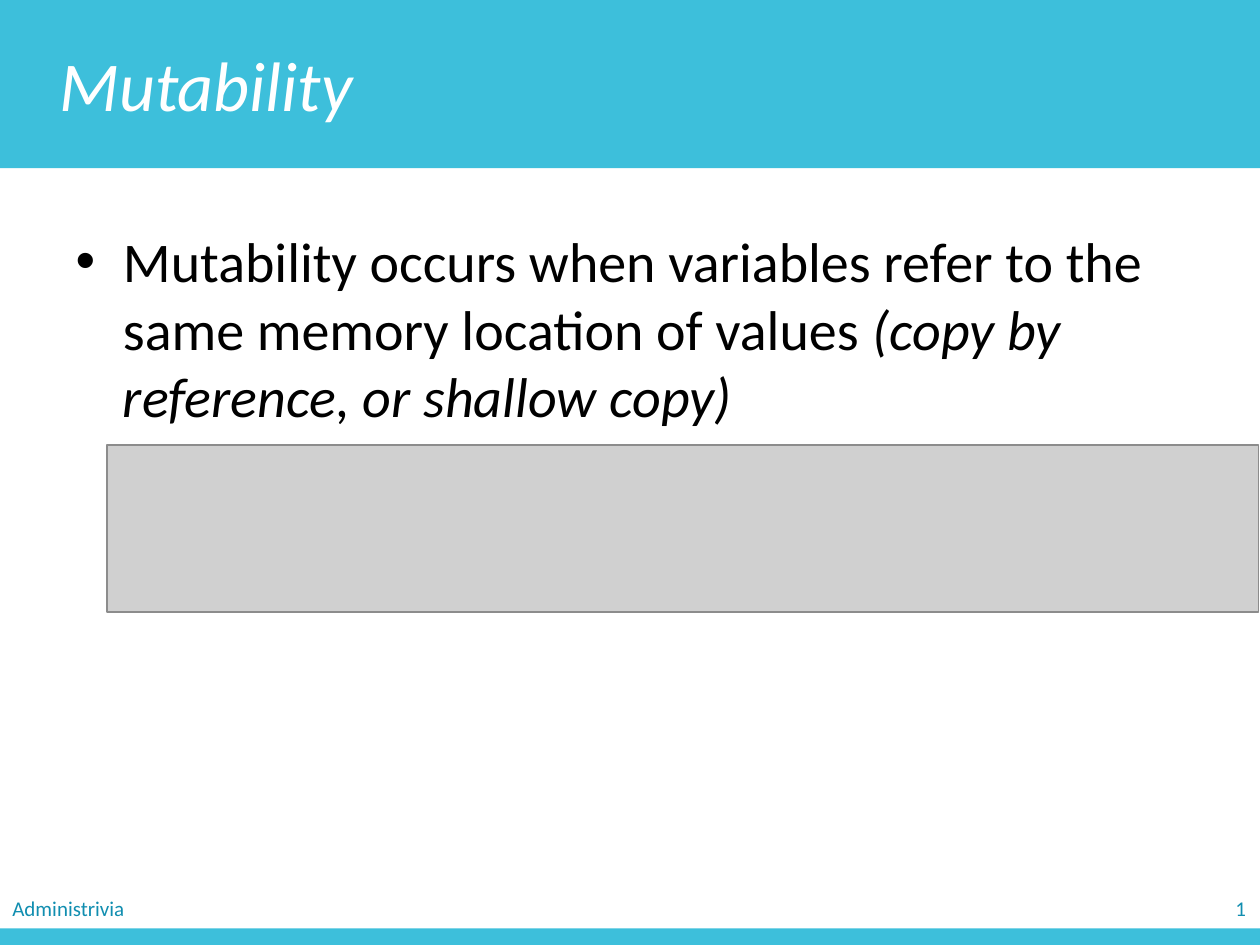
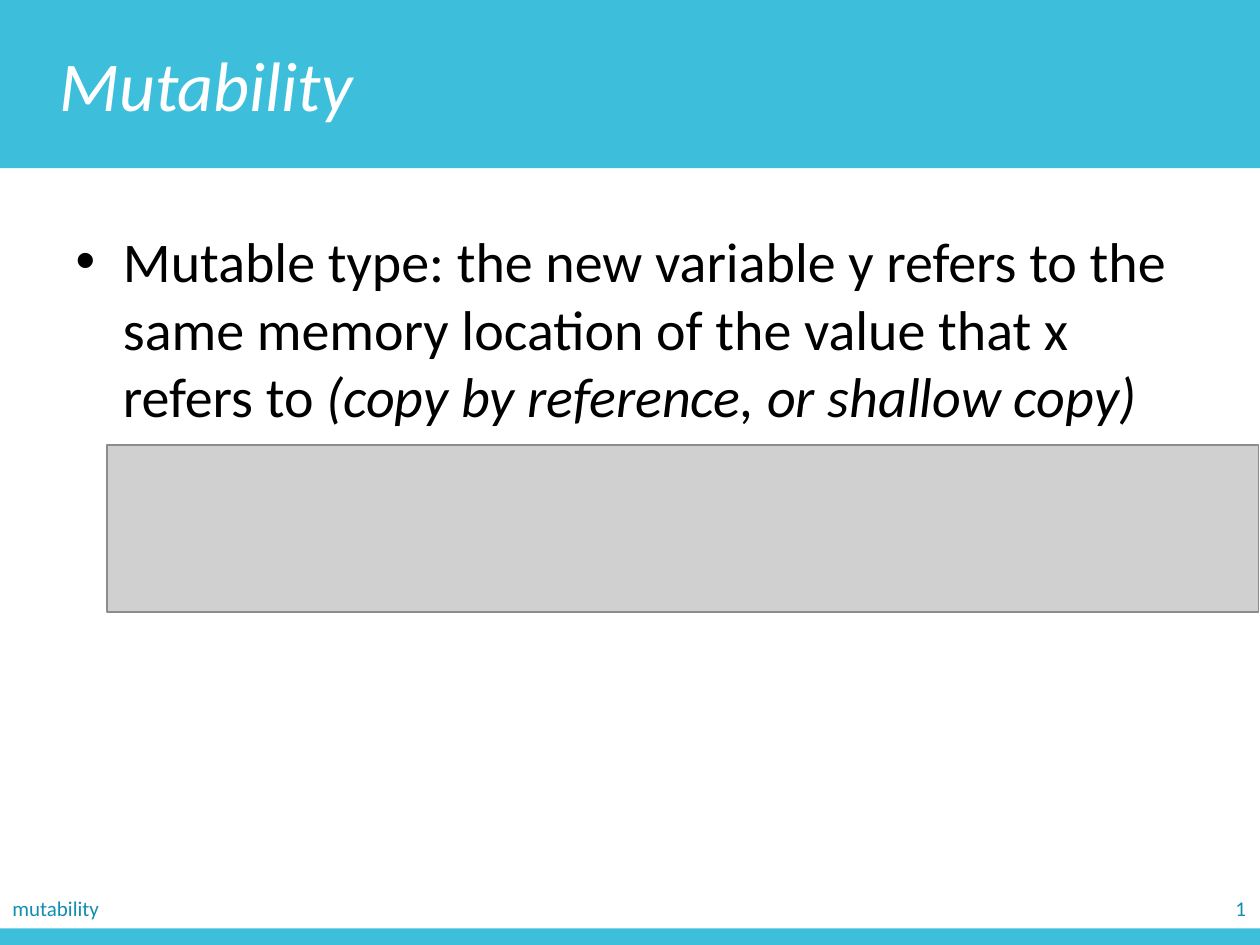
Before and after one commit to zichengliao/zuics101-fa17, a slide deck: slide 12 of lectures/lec09/lec09.pptx. Drawn at 1260x945 pixels with LibreOffice and Linux fonts; fonts in the diff are those of the drawing; grey boxes stand for pictures. Boxes give left, top, right and bottom in pixels: in the first picture for what was removed or moved away, otherwise in the second. Text is boxed around its words. In the diff, an @@ line names an element or a change of style, - is before the commit and + after.

```diff
--- a/lectures/lec09/lec09.pptx
+++ b/lectures/lec09/lec09.pptx
@@ text at bbox=[123, 243, 1166, 426]: text changed @@
-• Mutability occurs when variables refer to the same memory location of values (copy by reference, or shallow copy)
+• Mutable type: the new variable y refers to the same memory location of the value that x refers to (copy by reference, or shallow copy)
@@ text removed at bbox=[12, 901, 124, 916] @@
-Administrivia
@@ text added at bbox=[12, 901, 98, 920], 12 pt, text #118EB0 @@
+mutability
```
Also in this commit, not shown: 43 other slides changed, 3 slides added, 4 slides removed.
